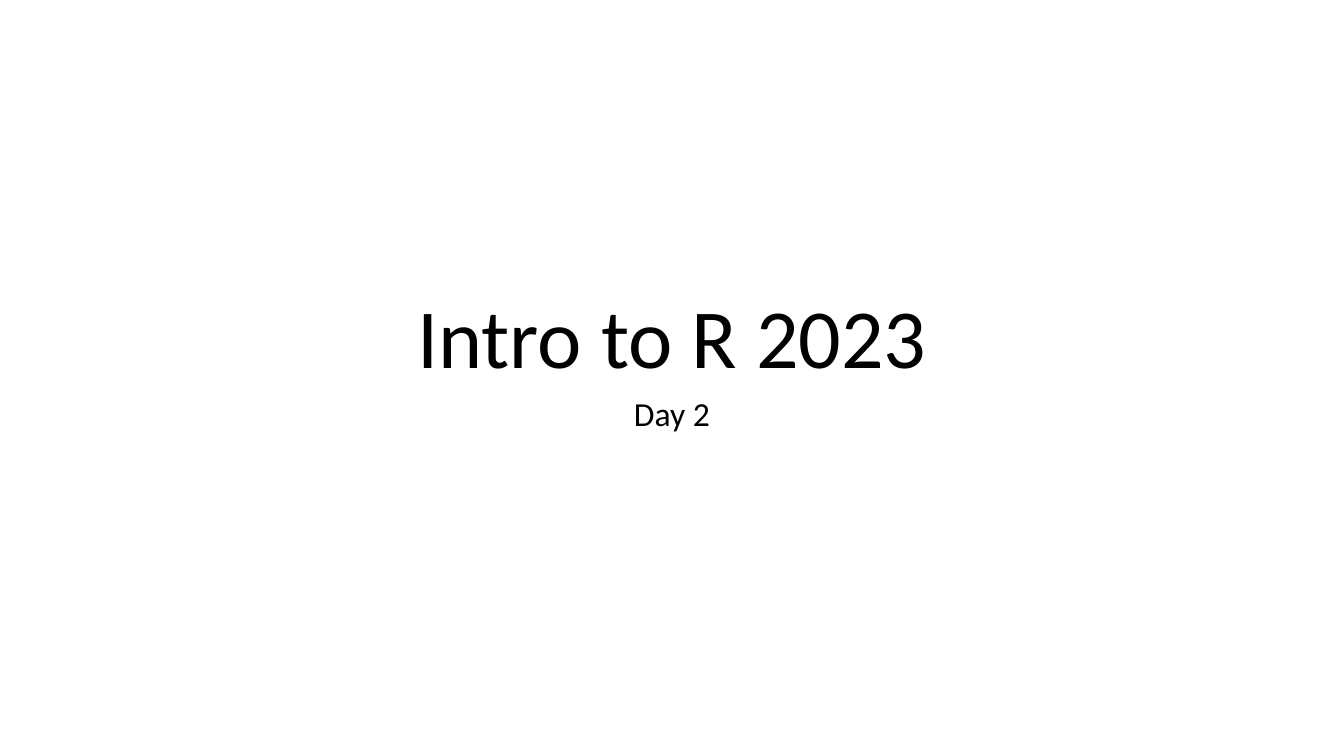
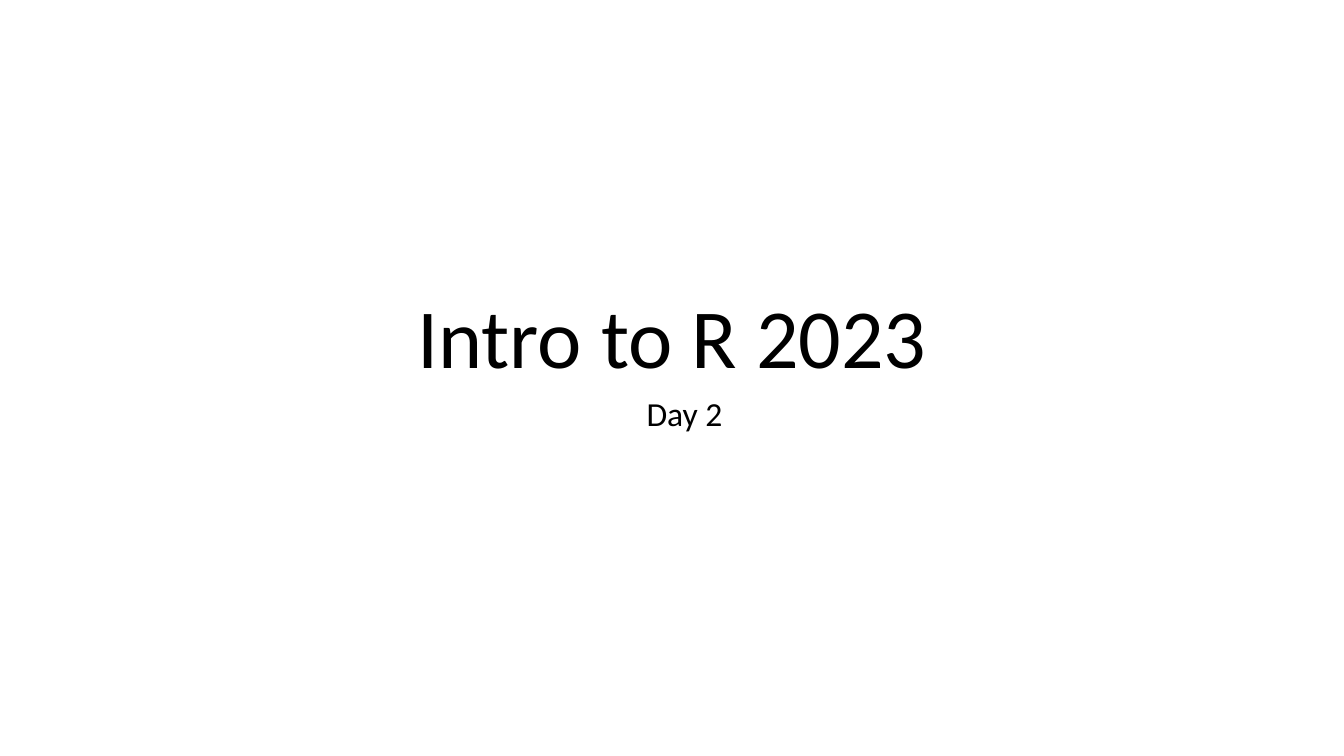
Before and after one commit to lidiaalfanti/r-course, a slide deck: slide 1 of courses/r-intro/docs/Intro to R 2023_day2.pptx. Drawn at 1344x756 pixels with LibreOffice and Linux fonts; fonts in the diff are those of the drawing. Boxes give left, top, right and bottom in pixels: in the first picture for what was removed or moved away, otherwise in the second. Text is boxed around its words. In the diff, an @@ line names an element or a change of style, - is before the commit and + after.

```diff
--- a/courses/r-intro/docs/Intro to R 2023_day2.pptx
+++ b/courses/r-intro/docs/Intro to R 2023_day2.pptx
@@ subtitle "Day 2" at [647, 404, 722, 432]: indent changed @@
```
Also in this commit, not shown: 1 slide added.
